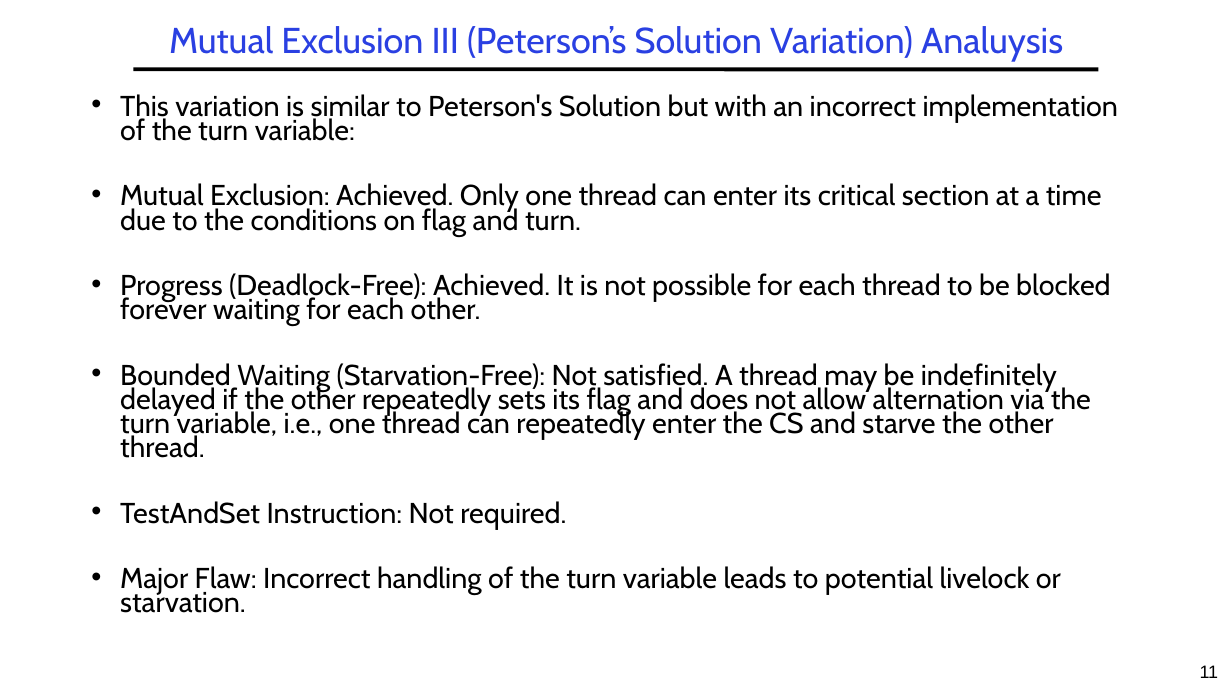
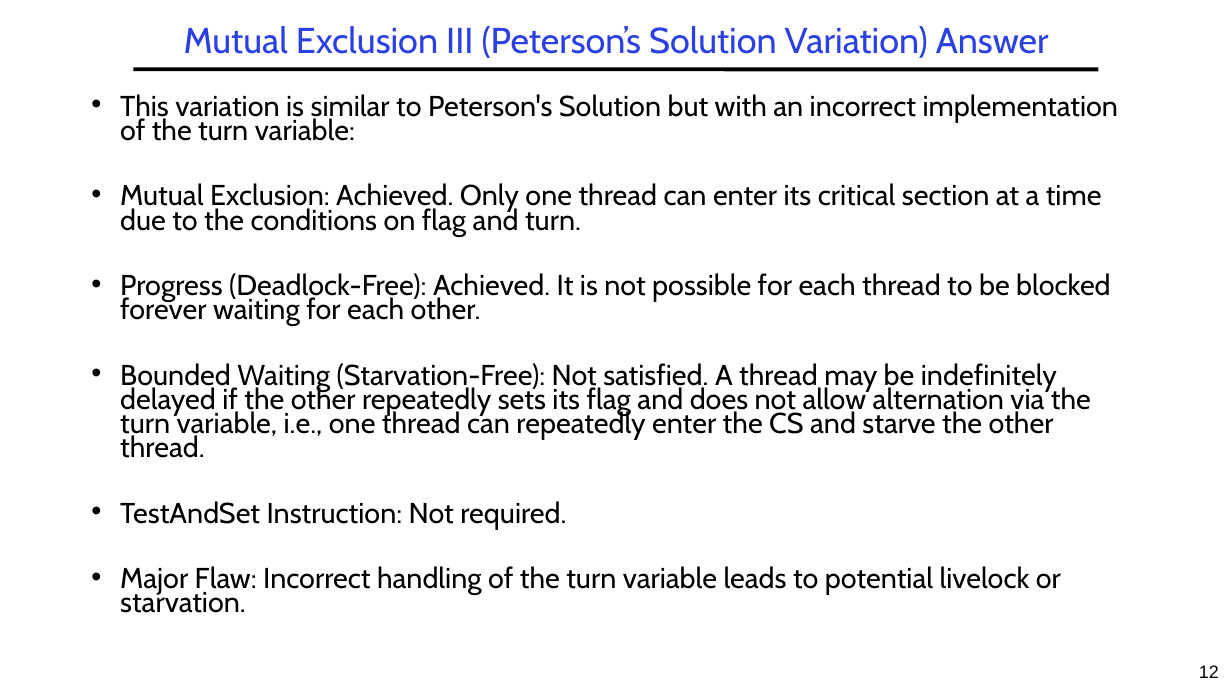
Before and after one commit to guhofstra/CSC256Fa25, a slide deck: slide 12 of PPTs/L3-Exercises ANS.pptx (slide 11 before the commit). Drawn at 1232x693 pixels with LibreOffice and Linux fonts; fonts in the diff are those of the drawing. Boxes give left, top, right and bottom in pixels: in the first picture for what was removed or moved away, otherwise in the second. Text is boxed around its words. In the diff, an @@ line names an element or a change of style, - is before the commit and + after.

```diff
--- a/PPTs/L3-Exercises ANS.pptx
+++ b/PPTs/L3-Exercises ANS.pptx
@@ title at box(184, 26, 1049, 58): text changed @@
-Mutual Exclusion III (Peterson’s Solution Variation) Analuysis
+Mutual Exclusion III (Peterson’s Solution Variation) Answer
@@ page number at box(1199, 665, 1219, 678): text changed @@
-11
+12
```
Also in this commit, not shown: 3 other slides changed, 1 slide added, 7 other files.
